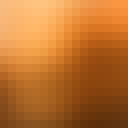
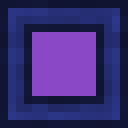
Layered file, before and after one edit (128x128). Changes by layer:
added group "Mage Top" with 17 layers above "Engineer Side" over [0, 0, 128, 128]
added layer "Layer #41" (62%) in group "Mage Top" over [0, 0, 128, 128]
added layer "Layer #42" (50%) in group "Mage Top" over [0, 0, 128, 128]
added group "Eyes" with 4 layers in group "Mage Top" over [32, 32, 96, 96]
added layer "Layer #46" (color) in group "Eyes" over [32, 32, 96, 96]
added layer "Pasted Layer #26" in group "Eyes" over [32, 56, 72, 96]
added layer "Pasted Layer #25" in group "Eyes" over [32, 56, 72, 96]
added layer "Pasted Layer #24" in group "Eyes" over [32, 32, 96, 96]
added layer "Layer #45" in group "Mage Top" over [32, 32, 96, 96]
added layer "Layer #44" in group "Mage Top" over [0, 0, 128, 128]
hid group "Engineer Top" (8 layers) over [0, 0, 128, 128]
